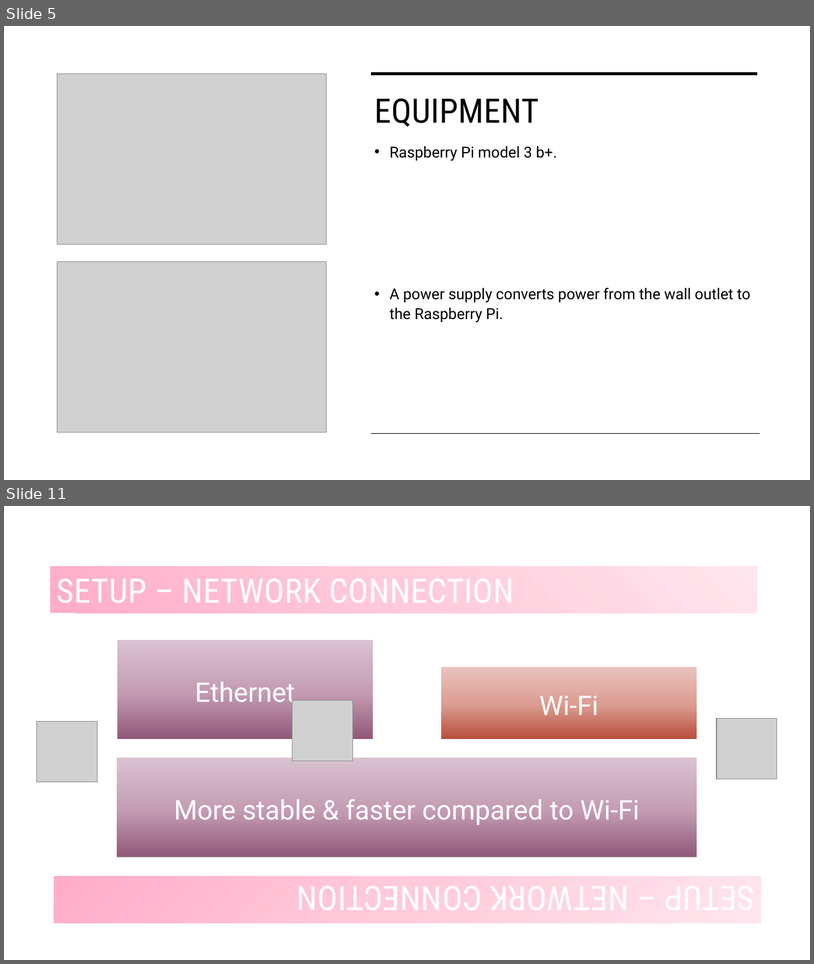
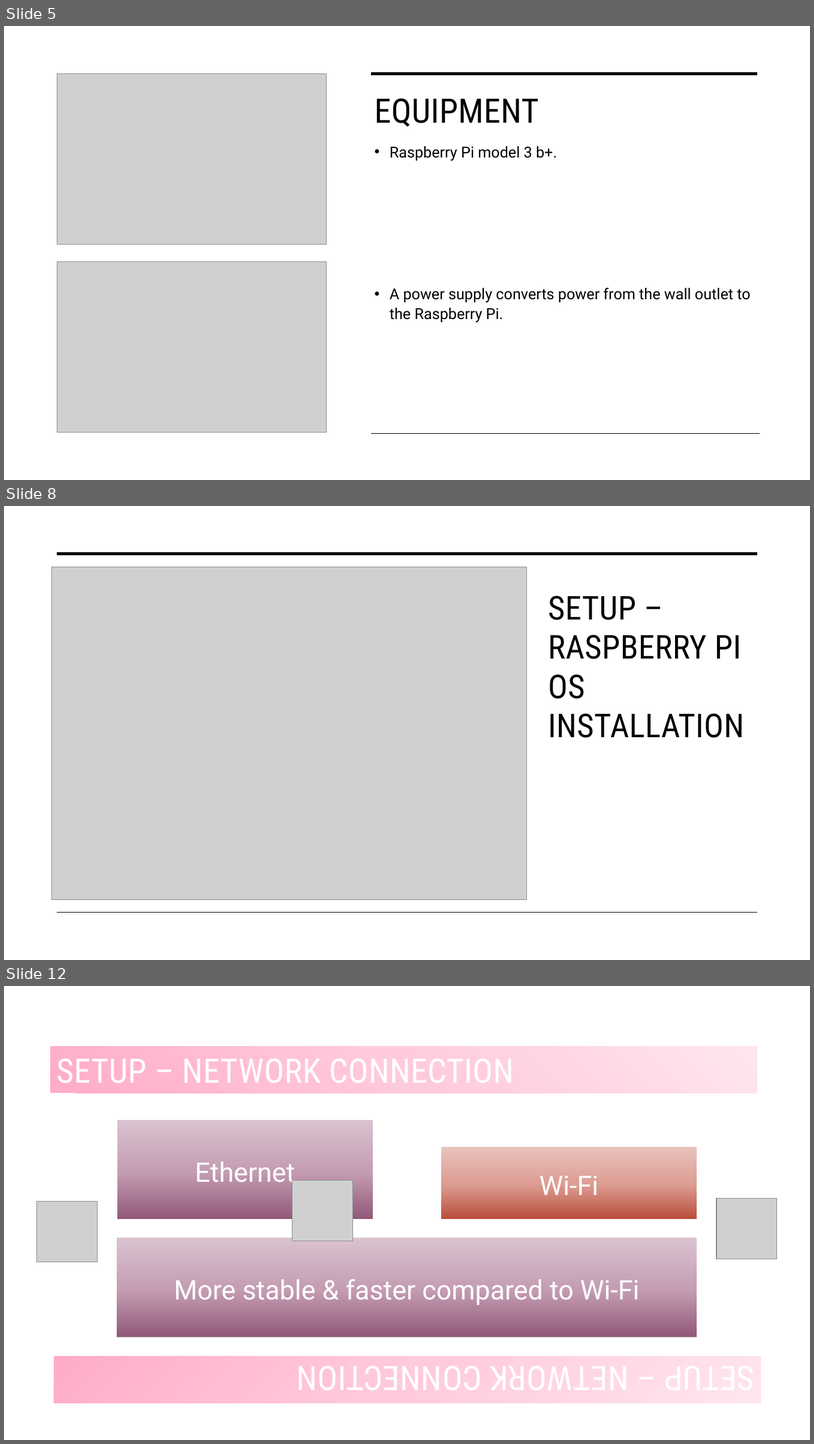
Before and after one commit to fadwa2208/PiHoleProject, a slide deck: PiHole.pptx. Shown one above the other, each under a label of ours: slides 5 and 11 before the commit, slides 5, 8 and 12 after it; the slides between them are not shown. The pictures are 814x964 and 814x1444 pixels, drawn with LibreOffice and Linux fonts; fonts in the diff are those of the drawing; grey boxes stand for pictures. Boxes give left, top, right and bottom in pixels: in the first picture for what was removed or moved away, otherwise in the second. Text is boxed around its words. In the diff, an @@ line names an element or a change of style, - is before the commit and + after.

```diff
--- a/PiHole.pptx
+++ b/PiHole.pptx
@@ slide 8 added at bbox=[4, 506, 810, 960], background #FFFFFF @@
@@ line added from (57, 554) to (758, 554), #000000 3.5 pt @@
@@ picture added at bbox=[52, 567, 527, 899] @@
@@ title added at bbox=[548, 595, 744, 738], 39 pt, text #000000 @@
+SETUP – RASPBERRY PI OS INSTALLATION
@@ line added from (57, 912) to (758, 912), #000000 1 pt @@
@@ what was slide 11 is now slide 12 @@
```
Also in this commit, not shown: 4 slides changed, 3 other slides added, 1 slide removed, 3 other files.
